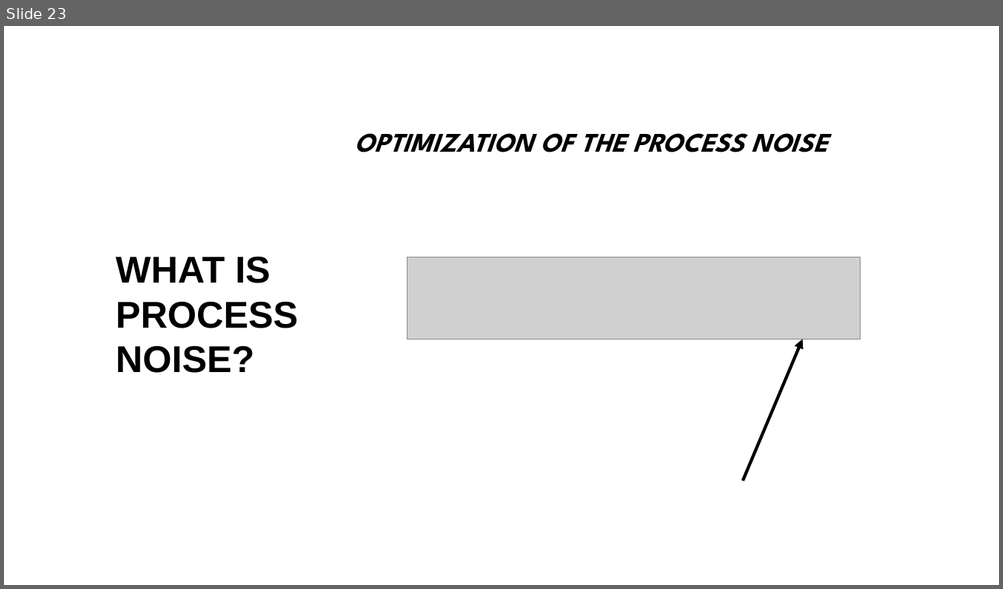
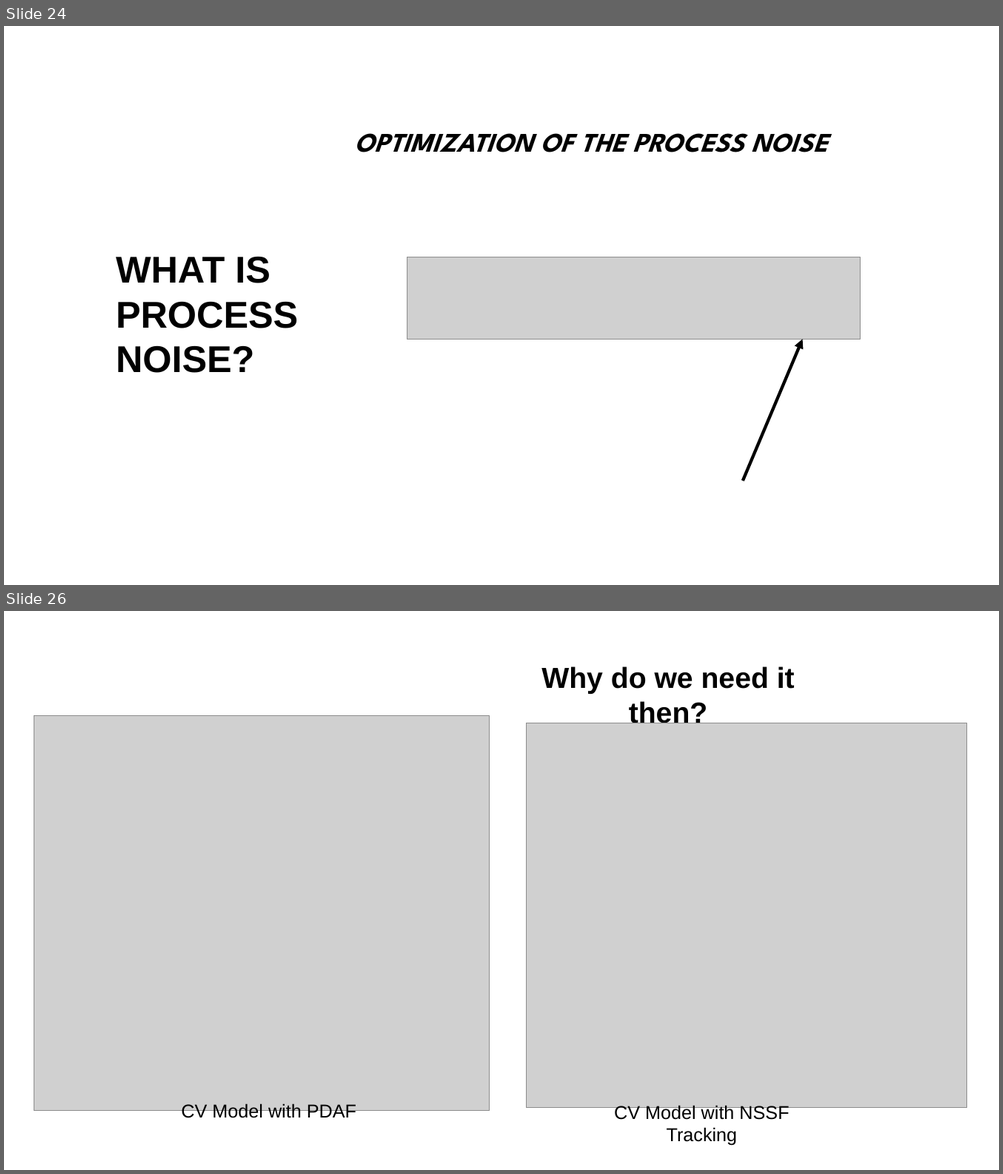
Before and after one commit to tuttyfrutyee/2020_staj, a slide deck: sunum2/kuartis.presentation.template.rev1.pptx. Shown one above the other, each under a label of ours: slide 23 before the commit, slides 24 and 26 after it; the slides between them are not shown. The pictures are 1003x589 and 1003x1174 pixels, drawn with LibreOffice and Linux fonts; fonts in the diff are those of the drawing; grey boxes stand for pictures; background and template pictures are left out. Boxes give left, top, right and bottom in pixels: in the first picture for what was removed or moved away, otherwise in the second. Text is boxed around its words. In the diff, an @@ line names an element or a change of style, - is before the commit and + after.

```diff
--- a/sunum2/kuartis.presentation.template.rev1.pptx
+++ b/sunum2/kuartis.presentation.template.rev1.pptx
@@ slide 26 added at (4, 611, 999, 1170), background #FFFFFF @@
@@ text added at (541, 667, 794, 723), 28 pt, text #000000, bold @@
+Why do we need it then?
@@ picture added at (34, 715, 489, 1111) @@
@@ picture added at (526, 723, 967, 1108) @@
@@ text added at (181, 1104, 356, 1122), 18 pt, text #000000 @@
+CV Model with PDAF
@@ text added at (614, 1105, 788, 1146), 18 pt, text #000000 @@
+CV Model with NSSF Tracking
@@ what was slide 23 is now slide 24 @@
```
Also in this commit, not shown: 1 slide changed, 4 other slides added, 1 slide removed, 20 other files.
